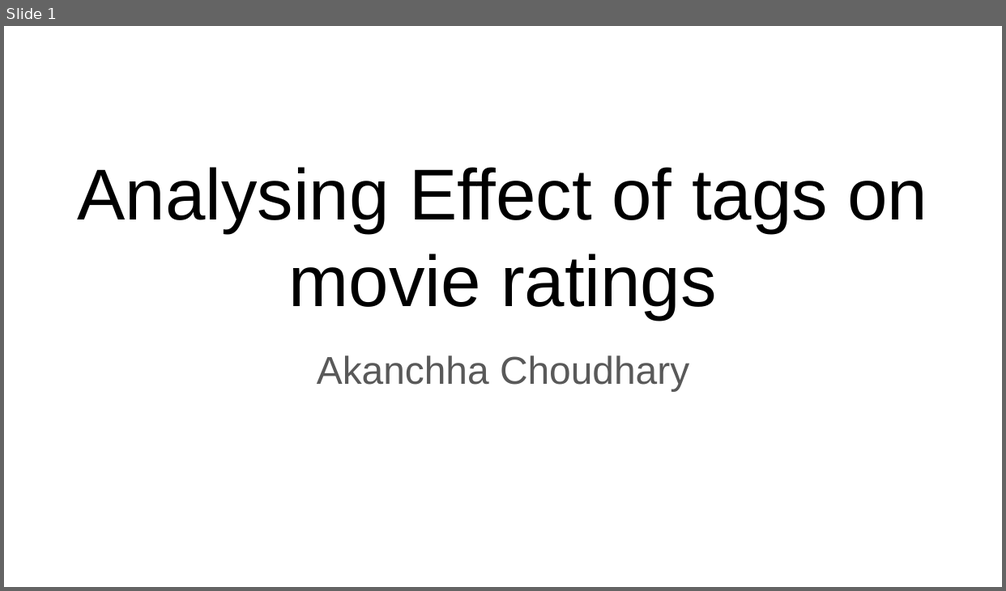
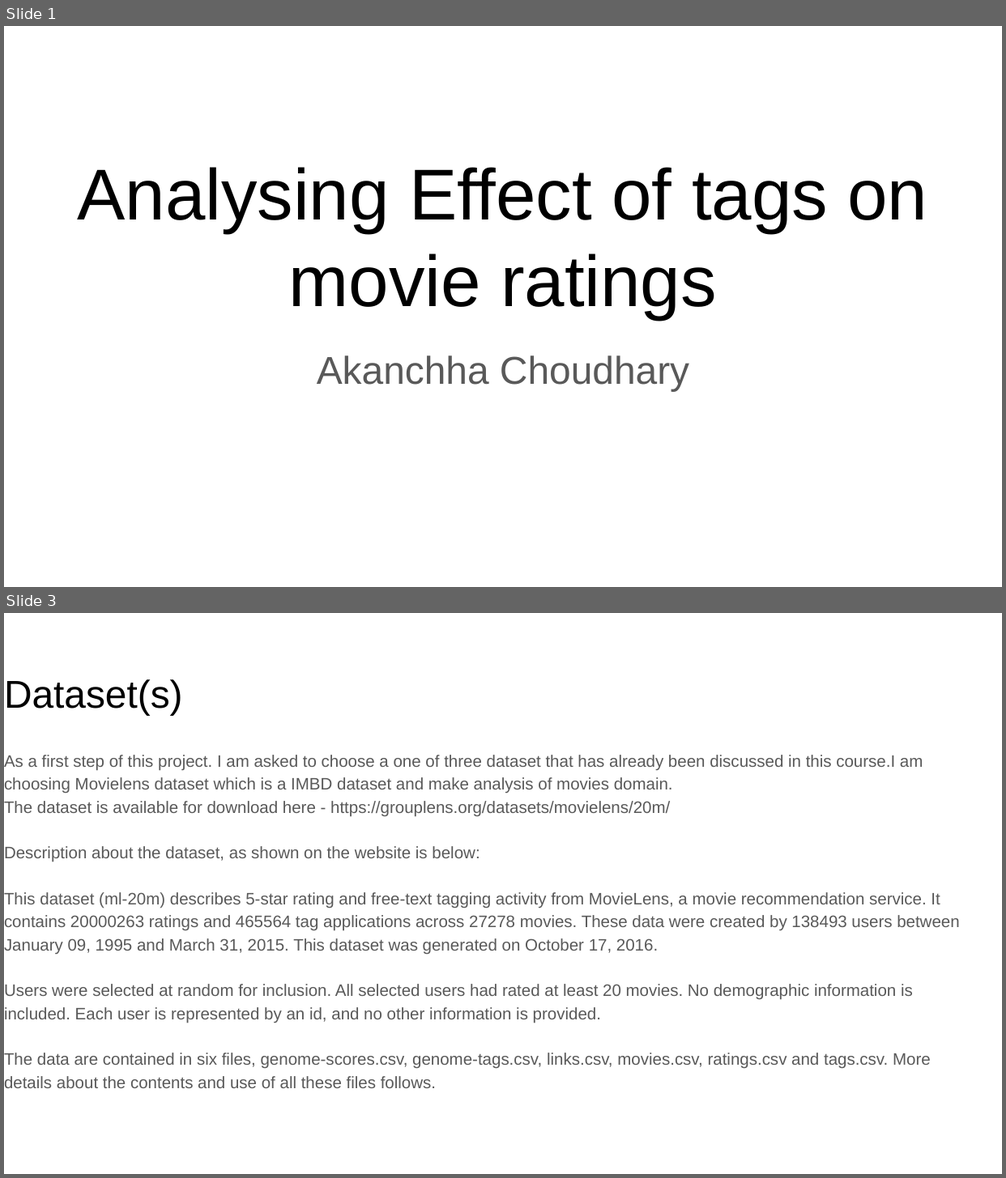
Before and after one commit to AkanchhaChoudhary/UCSanDiegoX-s-Data-Science-MicroMasters, a slide deck: Python_for_Data_Science/week-6/Copy of DSE 200X_ Mini Project Presentation Template.pptx. Shown one above the other, each under a label of ours: slide 1 before the commit, slides 1 and 3 after it; the slides between them are not shown. The pictures are 1006x591 and 1006x1178 pixels, drawn with LibreOffice and Linux fonts; fonts in the diff are those of the drawing. Boxes give left, top, right and bottom in pixels: in the first picture for what was removed or moved away, otherwise in the second. Text is boxed around its words. In the diff, an @@ line names an element or a change of style, - is before the commit and + after.

```diff
--- a/Python_for_Data_Science/week-6/Copy of DSE 200X_ Mini Project Presentation Template.pptx
+++ b/Python_for_Data_Science/week-6/Copy of DSE 200X_ Mini Project Presentation Template.pptx
@@ slide 3 added at [4,613,1002,1174], background #FFFFFF @@
@@ title added at [4,679,183,715], 28 pt, text #000000 @@
+Dataset(s)
@@ text added at [4,755,959,1088], 12 pt, text #595959 @@
+As a first step of this project. I am asked to choose a one of three dataset that has already been discussed in this course.I am choosing Movielens dataset which is a IMBD dataset and make analysis of movies domain.
+The dataset is available for download here - https://grouplens.org/datasets/movielens/20m/
+Description about the dataset, as shown on the website is below:
+This dataset (ml-20m) describes 5-star rating and free-text tagging activity from MovieLens, a movie recommendation service. It contains 20000263 ratings and 465564 tag applications across 27278 movies. These data were created by 138493 users between January 09, 1995 and March 31, 2015. This dataset was generated on October 17, 2016.
+Users were selected at random for inclusion. All selected users had rated at least 20 movies. No demographic information is included. Each user is represented by an id, and no other information is provided.
+The data are contained in six files, genome-scores.csv, genome-tags.csv, links.csv, movies.csv, ratings.csv and tags.csv. More details about the contents and use of all these files follows.
```
Also in this commit, not shown: 1 slide changed, 10 other slides added, 5 slides removed, 4 other files.
